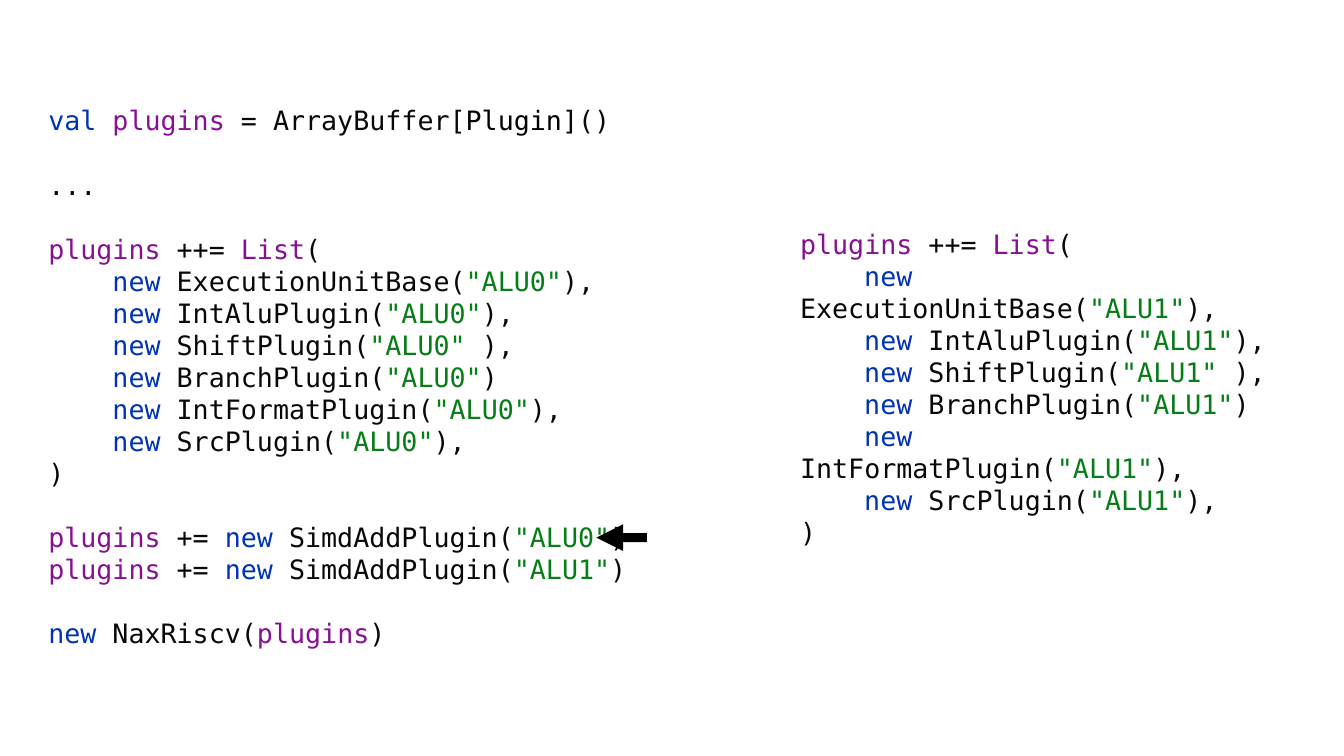
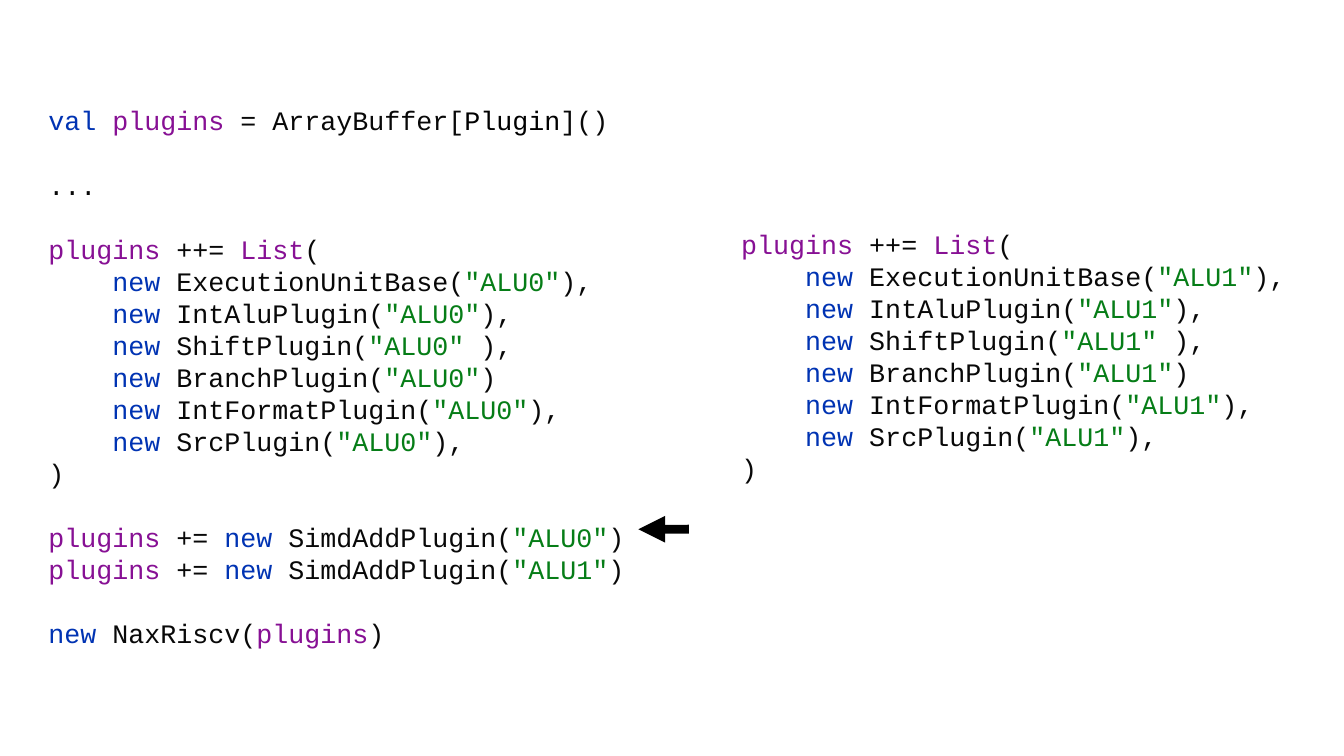
Before and after one commit to SpinalHDL/SpinalDoc, a slide deck: slide 25 of presentation/en/nax_040522/slices_nax_040522.odp (slide 24 before the commit). Drawn at 1344x756 pixels with LibreOffice and Linux fonts; fonts in the diff are those of the drawing. Boxes give left, top, right and bottom in pixels: in the first picture for what was removed or moved away, otherwise in the second. Text is boxed around its words. In the diff, an @@ line names an element or a change of style, - is before the commit and + after.

```diff
--- a/presentation/en/nax_040522/slices_nax_040522.odp
+++ b/presentation/en/nax_040522/slices_nax_040522.odp
@@ text "val plugins = ArrayBuffer[Plugin]()" at [48,112,624,649]: font DejaVu Sans Mono to Courier New @@
@@ text "plugins ++= List( new ExecutionUnitBase("ALU1"), ..." at [741,235,1285,452]: font DejaVu Sans Mono to Courier New @@
@@ text "plugins ++= List( new ExecutionUnitBase("ALU1"), ...": place and size @@
-text "plugins ++= List( new ExecutionUnitBase("ALU1"), ..." at [800,233,1265,516]
+text "plugins ++= List( new ExecutionUnitBase("ALU1"), ..." at [741,235,1285,452]
@@ arrow moved from (646, 538) - (596, 538) to (689, 529) - (638, 529) @@
```
Also in this commit, not shown: 13 other slides changed, 2 slides added, 3 slides removed.
